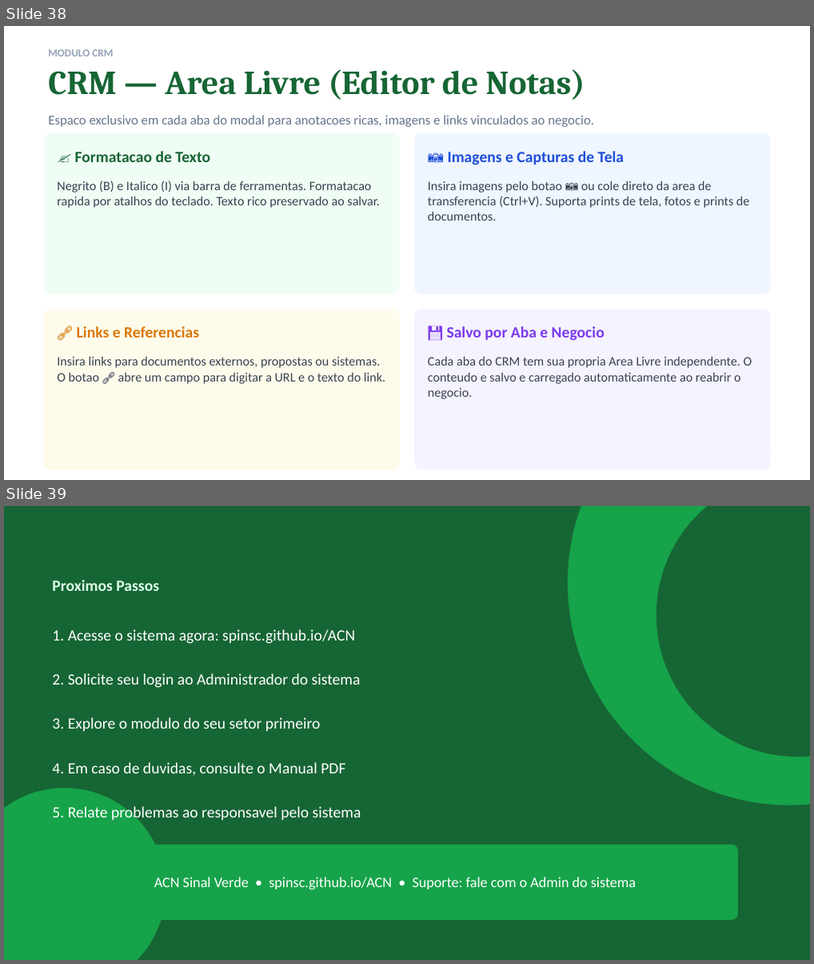
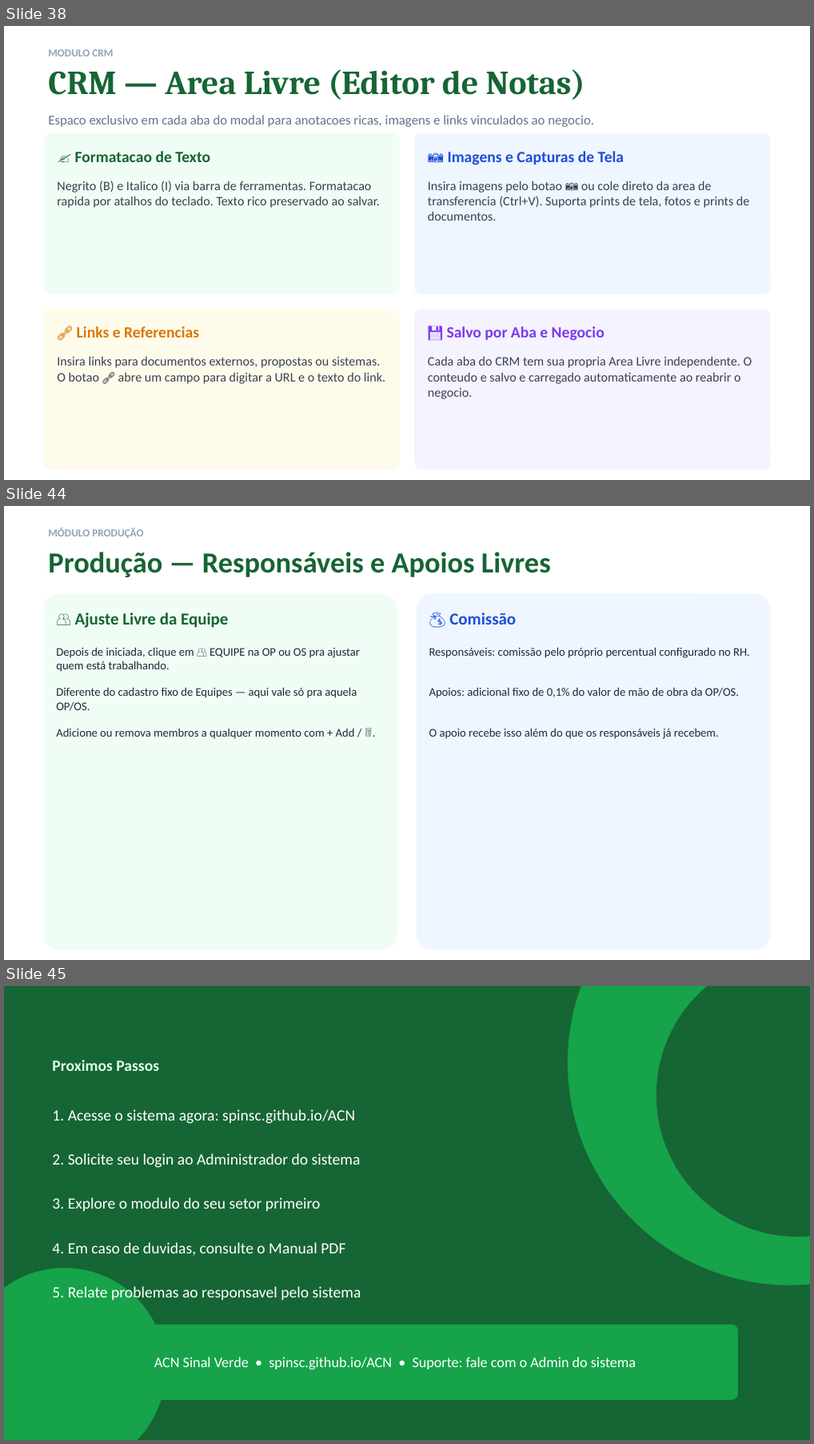
Before and after one commit to spinsc/ACN, a slide deck: ACN_Sinal_Verde_Treinamento.pptx. Shown one above the other, each under a label of ours: slides 38 and 39 before the commit, slides 38, 44 and 45 after it; the slides between them are not shown. The pictures are 814x964 and 814x1444 pixels, drawn with LibreOffice and Linux fonts; fonts in the diff are those of the drawing. Boxes give left, top, right and bottom in pixels: in the first picture for what was removed or moved away, otherwise in the second. Text is boxed around its words. In the diff, an @@ line names an element or a change of style, - is before the commit and + after.

```diff
--- a/ACN_Sinal_Verde_Treinamento.pptx
+++ b/ACN_Sinal_Verde_Treinamento.pptx
@@ slide 44 added at bbox=[4, 506, 810, 960], background #FFFFFF @@
@@ rectangle added at bbox=[4, 506, 810, 959], fill #FFFFFF, outline #FFFFFF 1 pt @@
@@ text added at bbox=[48, 528, 143, 538], 9.5 pt, text #94A3B8, bold @@
+MÓDULO PRODUÇÃO
@@ text added at bbox=[48, 552, 551, 577], 26 pt, text #166534, bold @@
+Produção — Responsáveis e Apoios Livres
@@ rounded rectangle added at bbox=[44, 594, 398, 948], fill #F0FDF4, outline #F0FDF4 1 pt @@
@@ rounded rectangle added at bbox=[417, 594, 770, 948], fill #EFF6FF, outline #EFF6FF 1 pt @@
@@ text added at bbox=[75, 612, 228, 628], 15 pt, text #166534, bold @@
+👥 Ajuste Livre da Equipe
@@ text added at bbox=[450, 612, 516, 624], 15 pt, text #1D4ED8, bold @@
+💰 Comissão
@@ text added at bbox=[56, 648, 360, 672], 10.5 pt, text #1E293B @@
+Depois de iniciada, clique em 👥 EQUIPE na OP ou OS pra ajustar quem está trabalhando.
@@ text added at bbox=[430, 647, 750, 658], 10.5 pt, text #1E293B @@
+Responsáveis: comissão pelo próprio percentual configurado no RH.
@@ text added at bbox=[56, 687, 357, 711], 10.5 pt, text #1E293B @@
+Diferente do cadastro fixo de Equipes — aqui vale só pra aquela OP/OS.
@@ text added at bbox=[430, 687, 739, 698], 10.5 pt, text #1E293B @@
+Apoios: adicional fixo de 0,1% do valor de mão de obra da OP/OS.
@@ text added at bbox=[56, 728, 355, 739], 10.5 pt, text #1E293B @@
+Adicione ou remova membros a qualquer momento com + Add / 🗑️.
@@ text added at bbox=[430, 728, 719, 739], 10.5 pt, text #1E293B @@
+O apoio recebe isso além do que os responsáveis já recebem.
@@ what was slide 39 is now slide 45 @@
```
Also in this commit, not shown: 5 other slides added, 2 other files.
